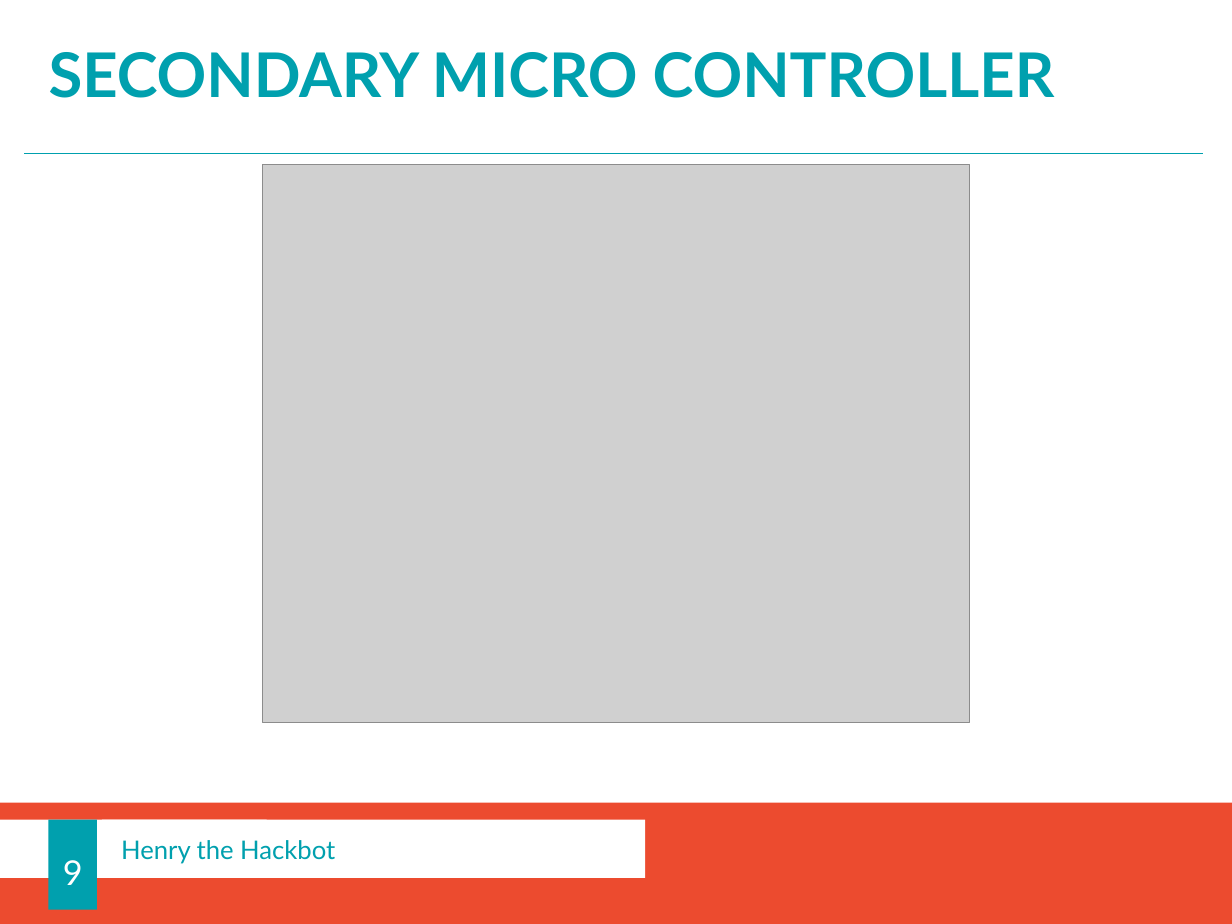
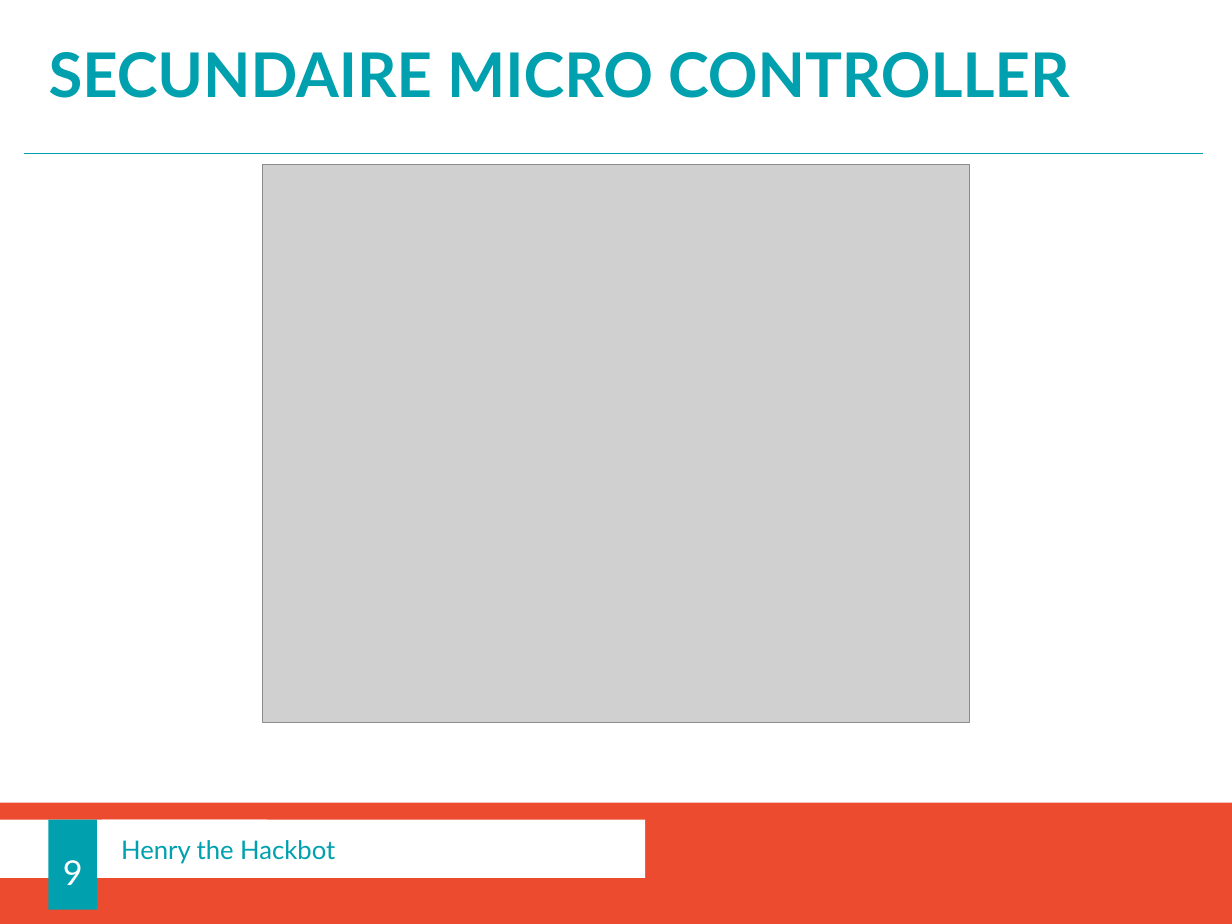
Before and after one commit to bendelathouwer/Advanced-PCB, a slide deck: slide 9 of av en presentatie/Advanced pcb labo NL.pptx. Drawn at 1232x924 pixels with LibreOffice and Linux fonts; fonts in the diff are those of the drawing; grey boxes stand for pictures; background and template pictures are left out. Boxes give left, top, right and bottom in pixels: in the first picture for what was removed or moved away, otherwise in the second. Text is boxed around its words. In the diff, an @@ line names an element or a change of style, - is before the commit and + after.

```diff
--- a/av en presentatie/Advanced pcb labo NL.pptx
+++ b/av en presentatie/Advanced pcb labo NL.pptx
@@ title at (49, 52, 1070, 98): text changed @@
-SECONDARY MICRO CONTROLLER
+SECUNDAIRE MICRO CONTROLLER
```
Also in this commit, not shown: 6 other slides changed, 38 other files.
